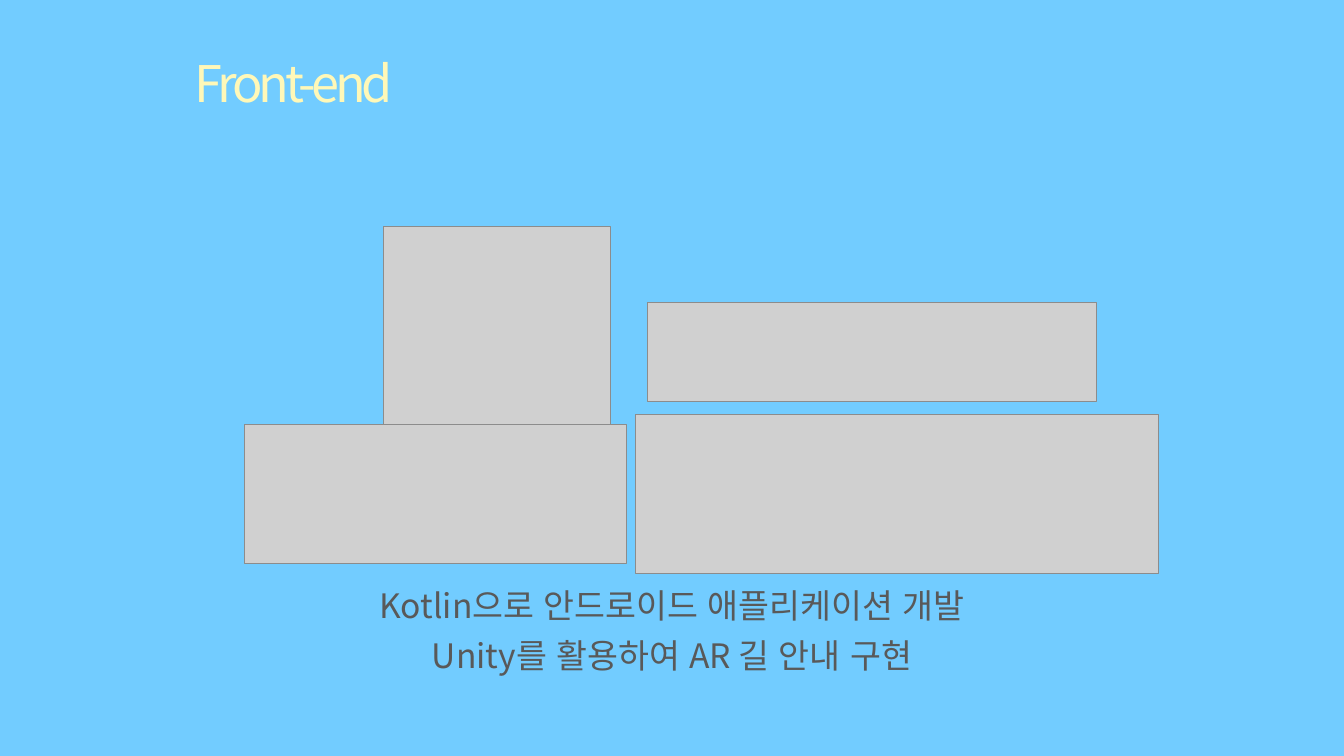
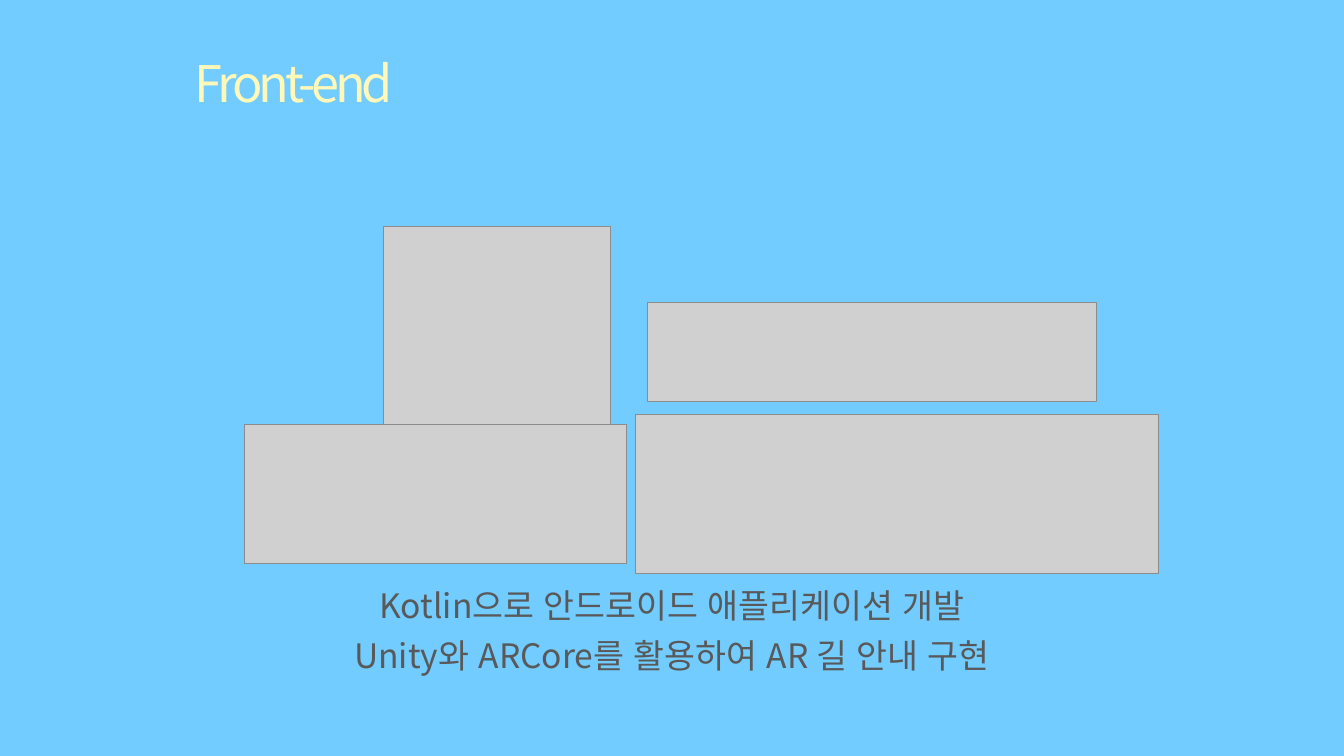
Before and after one commit to eunbicho/mmARt, a slide deck: slide 20 of A405최종발표.pptx. Drawn at 1344x756 pixels with LibreOffice and Linux fonts; fonts in the diff are those of the drawing; grey boxes stand for pictures; background and template pictures are left out. Boxes give left, top, right and bottom in pixels: in the first picture for what was removed or moved away, otherwise in the second. Text is boxed around its words. In the diff, an @@ line names an element or a change of style, - is before the commit and + after.

```diff
--- a/A405최종발표.pptx
+++ b/A405최종발표.pptx
@@ text at (354, 640, 990, 676): text changed @@
-Unity를 활용하여 AR 길 안내 구현
+Unity와 ARCore를 활용하여 AR 길 안내 구현
```
Also in this commit, not shown: 1 other slide changed.
